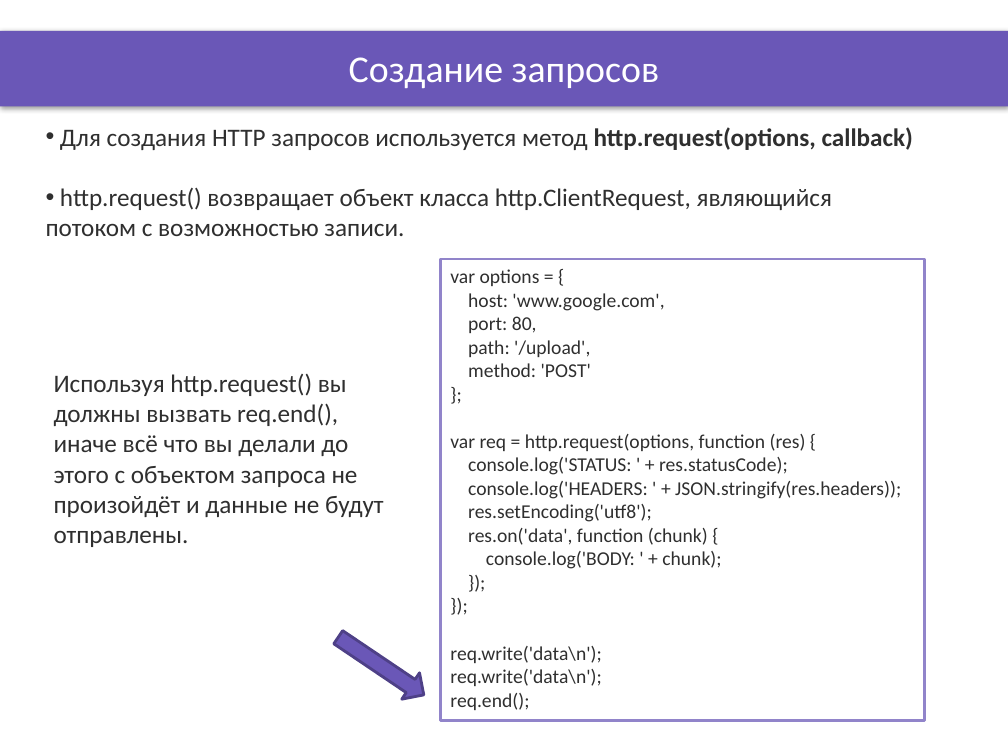
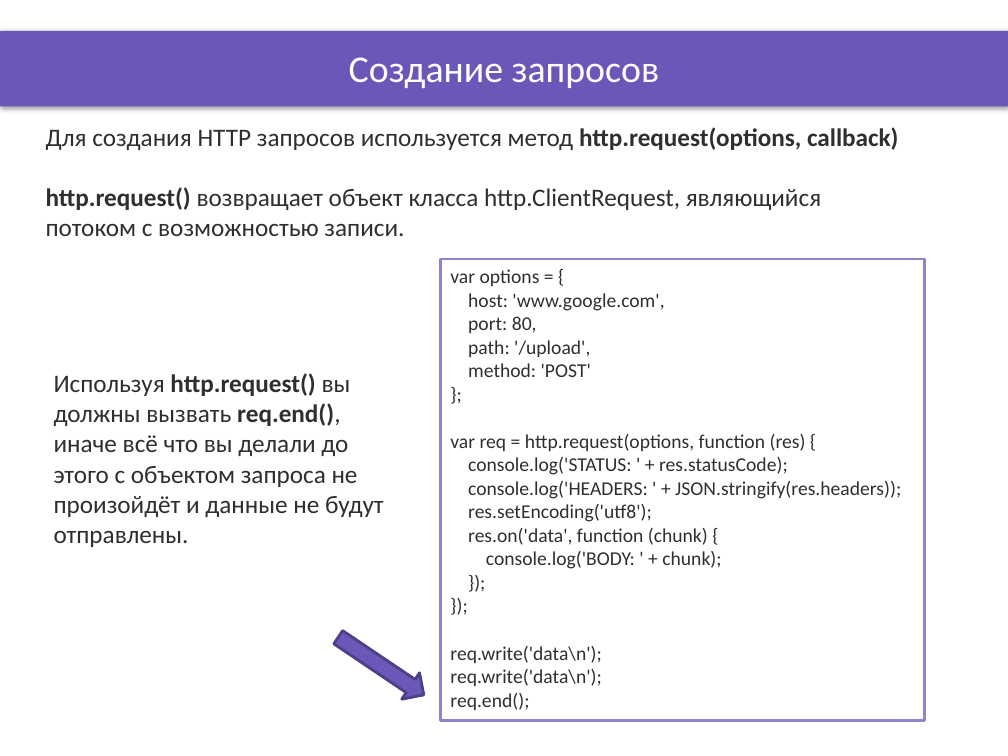
Before and after one commit to DinamickaDevelopment/ignite, a slide deck: slide 5 of NodeJS/lesson_29/Presentation/Working_with_requests.pptx. Drawn at 1008x756 pixels with LibreOffice and Linux fonts; fonts in the diff are those of the drawing; background and template pictures are left out. Boxes give left, top, right and bottom in pixels: in the first picture for what was removed or moved away, otherwise in the second. Text is boxed around its words. In the diff, an @@ line names an element or a change of style, - is before the commit and + after.

```diff
--- a/NodeJS/lesson_29/Presentation/Working_with_requests.pptx
+++ b/NodeJS/lesson_29/Presentation/Working_with_requests.pptx
@@ text "Для создания HTTP запросов используется ..." at (x1=46, y1=127, x2=899, y2=236): bold on in "http.request()"; bullet • to none @@
@@ text "Используя http.request() вы должны вызвать ..." at (x1=54, y1=373, x2=384, y2=547): bold on in "http.request() req.end()," @@
```
Also in this commit, not shown: 2 other slides changed, 2 other files.
